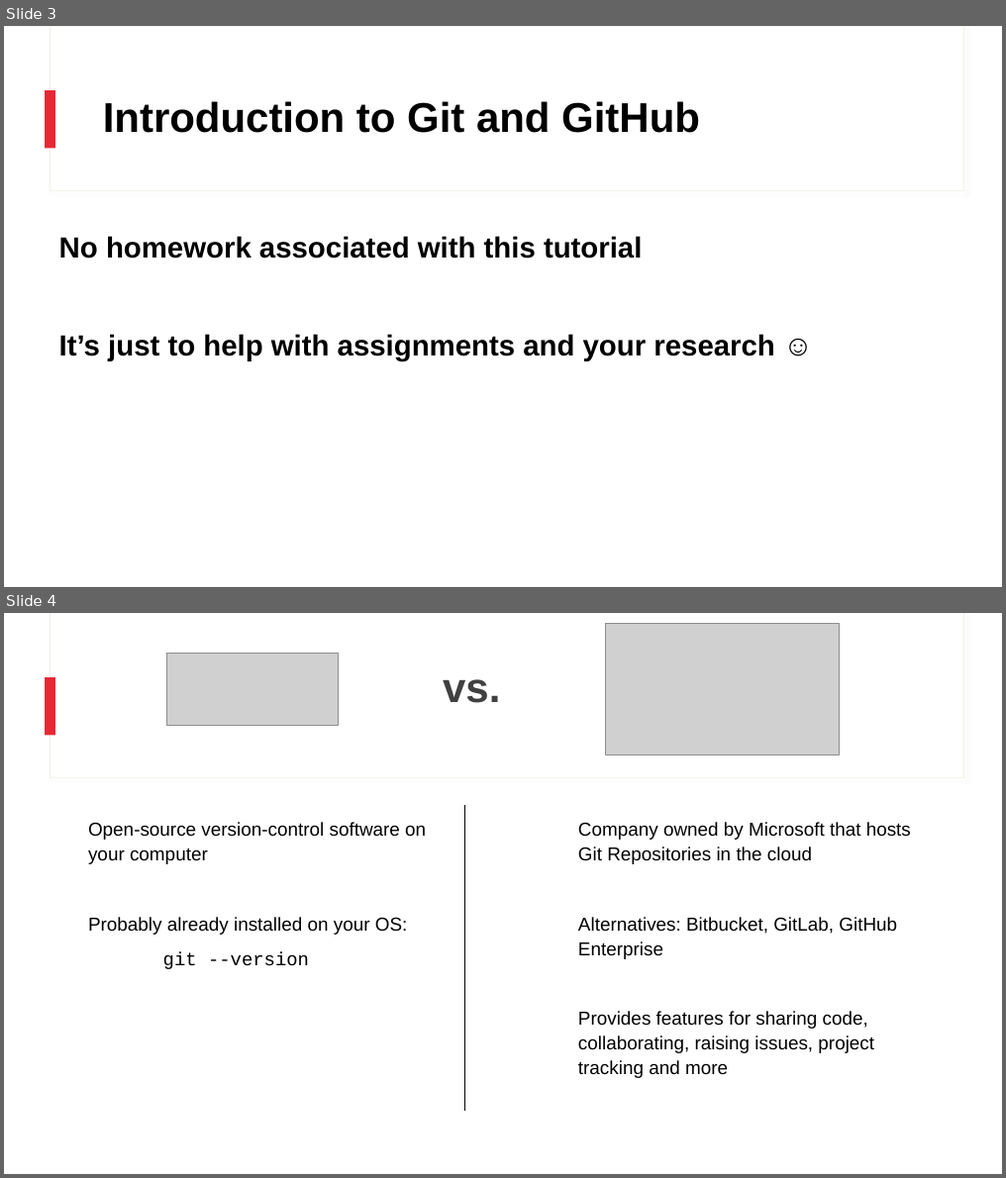
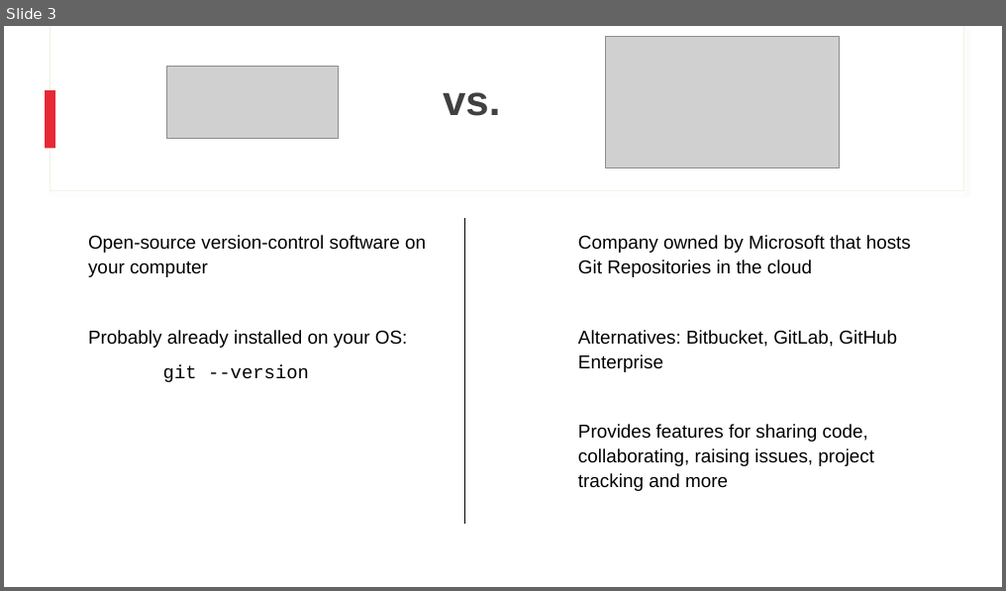
Before and after one commit to ncsu-geoforall-lab/GIS714-assignments, a slide deck: Intro_To_Git/Slides/Introduction_to_Git_and_GitHub.pptx. Shown one above the other, each under a label of ours: slides 3 and 4 before the commit, slide 3 after it. The pictures are 1006x1178 and 1006x591 pixels, drawn with LibreOffice and Linux fonts; fonts in the diff are those of the drawing; grey boxes stand for pictures. Boxes give left, top, right and bottom in pixels: in the first picture for what was removed or moved away, otherwise in the second. Text is boxed around its words. In the diff, an @@ line names an element or a change of style, - is before the commit and + after.

```diff
--- a/Intro_To_Git/Slides/Introduction_to_Git_and_GitHub.pptx
+++ b/Intro_To_Git/Slides/Introduction_to_Git_and_GitHub.pptx
@@ slide 3 removed at bbox=[4, 26, 1002, 587], background #FFFFFF; not listed: 3 template elements that a slide beside it also shows @@
@@ title removed at bbox=[103, 101, 700, 133] @@
-Introduction to Git and GitHub
@@ text removed at bbox=[59, 236, 774, 362] @@
-No homework associated with this tutorial
-It’s just to help with assignments and your research ☺
@@ what was slide 4 is now slide 3 @@
```
Also in this commit, not shown: 4 slides changed, 3 slides added, 16 other files.
